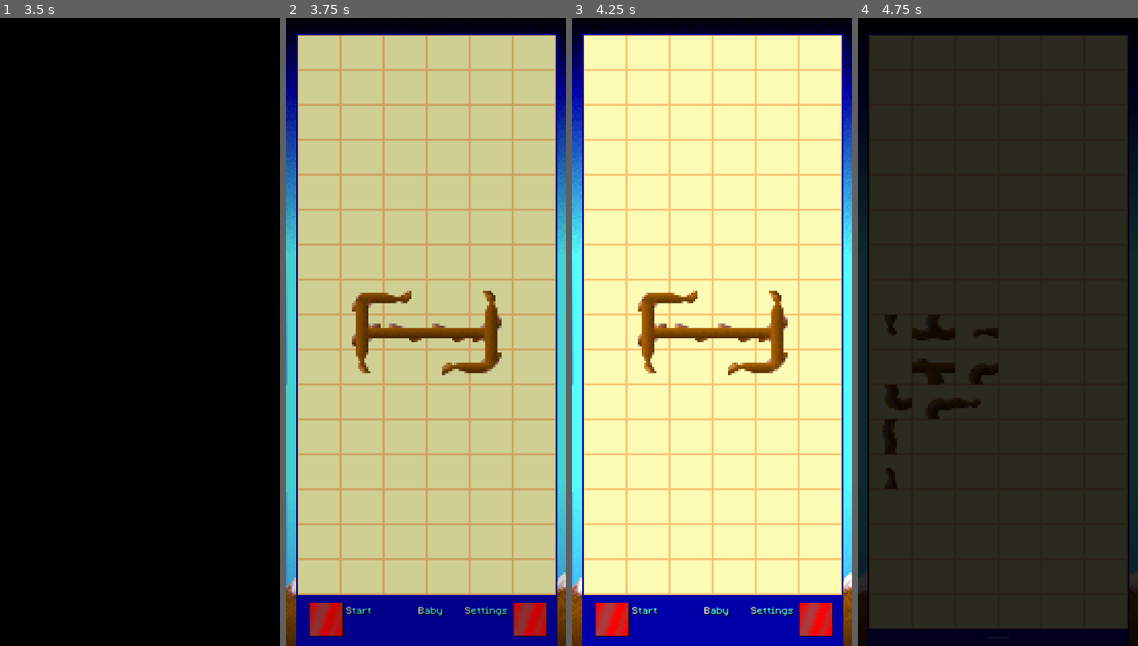
Above: before the commit, frames 1-4 (left to right).
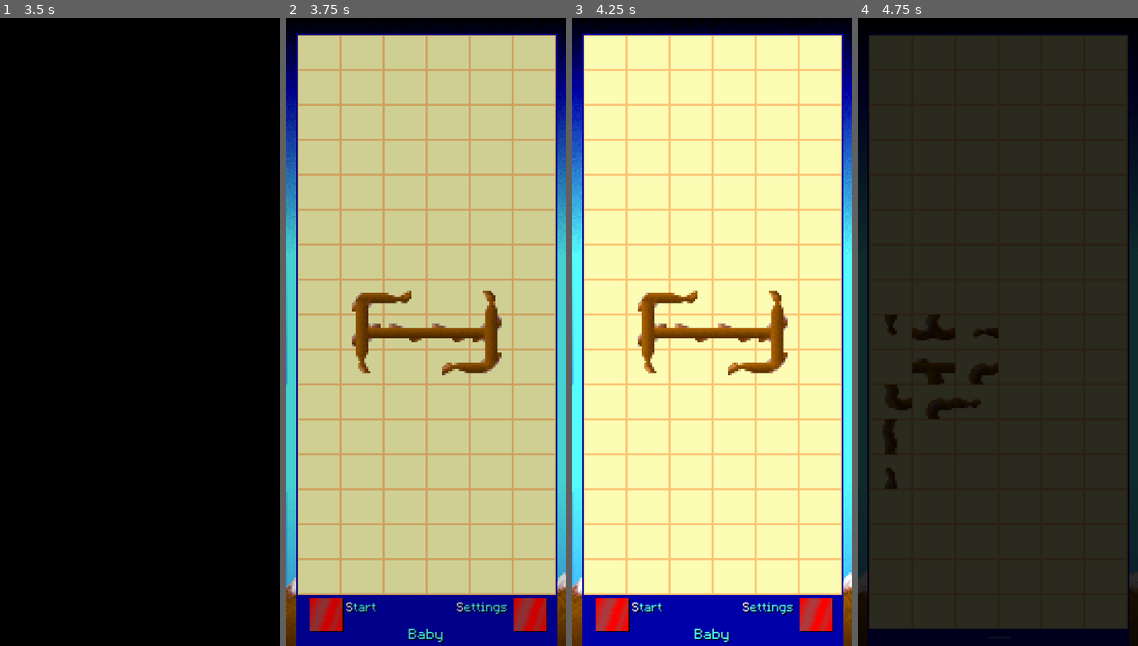
Above: after the commit, the same moments.

Repository: vurglepuddle/branch
Game: Godot game, scene res://scenes/PreClock.tscn
Same seed, same stepped clock (60 frames per second), same inputs: the game is played once before the commit and once after it.
Inputs (mouse positions are in pixels of both pictures, inside the frame that each line leads up to; where the layout moved, square brackets give the same spot in the first picture):
- Up to frame 1 (3.5 s): tap Enter at 0.5 s; move the mouse to (201, 300) at 0.52 s; tap 1 at 0.6 s; click (201, 300) at 0.67 s; drag from (84, 363) to (126, 457) at 1.27 s; move the mouse to (168, 193) at 2.02 s; tap 3 at 2.1 s; click (168, 193) at 2.17 s; tap Space at 2.75 s; drag from (126, 457) to (56, 237) at 2.77 s
- Up to frame 2 (3.75 s): move the mouse to (510, 426) at 3.52 s; tap 5 at 3.6 s; click (510, 426) at 3.67 s
- Up to frame 3 (4.25 s): no input
- Up to frame 4 (4.75 s): click (897, 614) [897, 620] at 4.25 s

Frame 1 is identical in both runs. In frame 2, 1.1% of the frame differs, in the area x 8-94%, y 92-100%; in frame 3, 1.3%; in frame 4, nothing differs.

Commit message:
Main menu difficulty label, UX tap fixes, and pitch for all modes
- Main menu: difficulty label moved outside MenuItemsContainer to root
  Control, positioned freely, centered with [center] BBCode, flat #590000
- Main menu: Start/Settings labels restored to white/cyan color scheme
- HUD panel: tap anywhere on game board while panel is open closes it;
  branch rotation blocked on first tap, works normally on second
- Settings overlay: tap outside the Panel rect closes it
- Audio: pitched beep now applies to all three modes (classic, modern,
  off) — pitch_scale calculated once before stream selection

Diff:
--- a/scenes/SettingsOverlay.tscn
+++ b/scenes/SettingsOverlay.tscn
@@ -35,9 +35,9 @@
 anchor_right = 0.5
 anchor_bottom = 0.5
 offset_left = -215.5
-offset_top = -218.0
+offset_top = -204.0
 offset_right = 212.5
-offset_bottom = 374.0
+offset_bottom = 356.0
 grow_horizontal = 2
 grow_vertical = 2
 color = Color(0.988235, 0.988235, 0.705882, 0)
@@ -49,9 +49,9 @@
 anchor_right = 1.0
 anchor_bottom = 1.0
 offset_left = 15.0
-offset_top = 3.0
+offset_top = 4.0
 offset_right = 13.0
-offset_bottom = -5.0
+offset_bottom = -13.0
 grow_horizontal = 2
 grow_vertical = 2
 theme_override_constants/margin_left = 24
@@ -323,7 +323,7 @@
 autowrap_mode = 0
 
 [node name="GapRight3" type="Control" parent="Panel/MarginContainer/VBox"]
-custom_minimum_size = Vector2(0, 12)
+custom_minimum_size = Vector2(0, 16)
 layout_mode = 2
 
 [node name="Row_Close" type="HBoxContainer" parent="Panel/MarginContainer/VBox"]
--- a/scenes/main_menu.tscn
+++ b/scenes/main_menu.tscn
@@ -38,9 +38,9 @@
 anchor_right = 0.5
 anchor_bottom = 0.5
 offset_left = -249.5
-offset_top = 521.0
+offset_top = 512.0
 offset_right = 252.5
-offset_bottom = 602.0
+offset_bottom = 608.0
 grow_horizontal = 2
 grow_vertical = 2
 theme_override_constants/separation = 20
@@ -68,6 +68,7 @@
 clip_contents = false
 layout_mode = 2
 theme = ExtResource("5_m1wwi")
+theme_override_font_sizes/normal_font_size = 38
 bbcode_enabled = true
 text = "[color=white]S[/color][color=#54fcfc]tart[/color]"
 fit_content = true
@@ -77,17 +78,6 @@
 [node name="LeftExpander" type="Control" parent="MenuItemsContainer/HBox"]
 layout_mode = 2
 size_flags_horizontal = 3
-
-[node name="DifficultyLabel" type="RichTextLabel" parent="MenuItemsContainer/HBox"]
-unique_name_in_owner = true
-clip_contents = false
-layout_mode = 2
-theme = ExtResource("5_m1wwi")
-bbcode_enabled = true
-text = "[color=white]B[/color][color=#54fcfc]aby[/color]"
-scroll_active = false
-autowrap_mode = 0
-tab_size = 1
 
 [node name="RightExpander" type="Control" parent="MenuItemsContainer/HBox"]
 layout_mode = 2
@@ -103,6 +93,7 @@
 clip_contents = false
 layout_mode = 2
 theme = ExtResource("5_m1wwi")
+theme_override_font_sizes/normal_font_size = 38
 bbcode_enabled = true
 text = "[color=white]S[/color][color=#54fcfc]ettings[/color]"
 fit_content = true
@@ -123,6 +114,27 @@
 [node name="MarginRight" type="Control" parent="MenuItemsContainer/HBox/SFX_HBox"]
 custom_minimum_size = Vector2(16, 0)
 layout_mode = 2
+
+[node name="DifficultyLabel" type="RichTextLabel" parent="."]
+unique_name_in_owner = true
+z_index = 102
+clip_contents = false
+custom_minimum_size = Vector2(0, 48)
+layout_mode = 1
+anchors_preset = 10
+anchor_right = 1.0
+offset_left = 18.0
+offset_top = 1170.0
+offset_right = -17.0
+offset_bottom = 1219.0
+grow_horizontal = 2
+theme = ExtResource("5_m1wwi")
+theme_override_font_sizes/normal_font_size = 46
+bbcode_enabled = true
+text = "[center][color=#54fcfc]Baby[/color][/center]"
+scroll_active = false
+autowrap_mode = 0
+tab_size = 1
 
 [node name="Grid2" type="Sprite2D" parent="."]
 position = Vector2(273, 611)
--- a/scripts/core/audio.gd
+++ b/scripts/core/audio.gd
@@ -191,25 +191,22 @@
 func play_sfx(sfx_name: String = "beep_sound", volume_db: float = DEFAULT_SFX_VOLUME_DB):
 	play_named_sfx(sfx_name, volume_db)
 
-# Plays the beep with pitch based on tile row — classic mode only.
+# Plays the beep with pitch based on tile row — all modes.
 # y=0 is top (low pitch), y=grid_height-1 is bottom (high pitch), ~1 semitone per row.
-# Modern and Off modes play a flat beep as usual.
 func play_beep_pitched(y: int, _grid_height: int):
 	if not sfx_enabled or not is_instance_valid(sfx_player):
 		return
+
+	var semitones := float(y) + randf_range(-0.4, 0.4)
+	sfx_player.pitch_scale = pow(2.0, semitones / 12.0)
 
 	var stream_to_play: AudioStream
 	if is_menu_music_off:
 		stream_to_play = switch_to_off_sfx
-		sfx_player.pitch_scale = 1.0
 	elif current_music_style == MusicStyle.CLASSIC:
 		stream_to_play = beep_sound
-		# Each row = 1 semitone, plus a tiny random shimmer per tap
-		var semitones = float(y) + randf_range(-0.4, 0.4)
-		sfx_player.pitch_scale = pow(2.0, semitones / 12.0)
 	else:
 		stream_to_play = modern_beep_sound
-		sfx_player.pitch_scale = 1.0
 
 	if stream_to_play:
 		sfx_player.stream = stream_to_play
--- a/scripts/core/game_hud.gd
+++ b/scripts/core/game_hud.gd
@@ -104,12 +104,17 @@
 			if not _panel_open and event.position.y >= vp_h - SWIPE_ZONE:
 				get_viewport().set_input_as_handled()
 		else:
-			# Tap-to-toggle: release in handle zone with minimal movement.
 			if _drag_start.x >= 0.0:
 				var moved: float = event.position.distance_to(_drag_start)
-				if moved < 20.0 and _drag_start.y >= vp_h - SWIPE_ZONE and not _panel_open:
-					_toggle_panel()
-					get_viewport().set_input_as_handled()
+				if moved < 20.0:
+					if not _panel_open and _drag_start.y >= vp_h - SWIPE_ZONE:
+						# Tap handle tab → open panel
+						_toggle_panel()
+						get_viewport().set_input_as_handled()
+					elif _panel_open and event.position.y < vp_h - PANEL_HEIGHT:
+						# Tap on game board while panel open → close panel
+						# No set_input_as_handled: branch press was already blocked, this just closes
+						_hide_panel()
 			_drag_start = Vector2(-1.0, -1.0)
 
 	elif event is InputEventScreenDrag or (event is InputEventMouseMotion and (event as InputEventMouseMotion).button_mask > 0):
--- a/scripts/core/locale.gd
+++ b/scripts/core/locale.gd
@@ -35,11 +35,11 @@
 		"on": "Вкл",
 		"graphics_old_label": "Классика",
 		"close": "Закрыть",
-		"baby": "новичок",
-		"intern": "стажёр",
-		"profi": "профи",
-		"master": "мастер",
-		"expert": "эксперт",
+		"baby": "Новичок",
+		"intern": "Стажёр",
+		"profi": "Профи",
+		"master": "Мастер",
+		"expert": "Эксперт",
 		"torrero": "ТОРеро",
 		"give_up": "Сдаться",
 		"start": "Старт",
--- a/scripts/core/main_menu.gd
+++ b/scripts/core/main_menu.gd
@@ -1,6 +1,6 @@
 extends Control # res://scenes/main_menu.gd
 
-@onready var difficulty_label: RichTextLabel = %MenuItemsContainer/HBox/DifficultyLabel
+@onready var difficulty_label: RichTextLabel = %DifficultyLabel
 @onready var start_button: TextureButton = %MenuItemsContainer/HBox/StartButton
 @onready var start_label: RichTextLabel = %MenuItemsContainer/HBox/StartLabel
 @onready var settings_label: RichTextLabel = %MenuItemsContainer/HBox/SFX_HBox/SettingsLabel
@@ -131,6 +131,6 @@
 
 func update_difficulty_display():
 	var key: String = difficulty_levels[current_difficulty_index]
-	difficulty_label.bbcode_text = _format_label_text(Locale.t(key))
+	difficulty_label.bbcode_text = "[center][color=#54fcfc]" + Locale.t(key) + "[/color][/center]"
 	start_label.bbcode_text     = _format_label_text(Locale.t("start"))
 	settings_label.bbcode_text  = _format_label_text(Locale.t("settings"))
--- a/scripts/core/settings_overlay.gd
+++ b/scripts/core/settings_overlay.gd
@@ -104,6 +104,14 @@
 	GlobalSettings.save_settings()
 	solve_anim_value_label.bbcode_text = _fmt(_solve_anim_value_text())
 
+func _input(event: InputEvent) -> void:
+	if not visible:
+		return
+	if event is InputEventMouseButton or event is InputEventScreenTouch:
+		if event.pressed and not $Panel.get_global_rect().has_point(event.position):
+			close()
+			get_viewport().set_input_as_handled()
+
 func _on_close_label_input(event: InputEvent) -> void:
 	if event is InputEventMouseButton and event.pressed and event.button_index == MOUSE_BUTTON_LEFT:
 		close()
